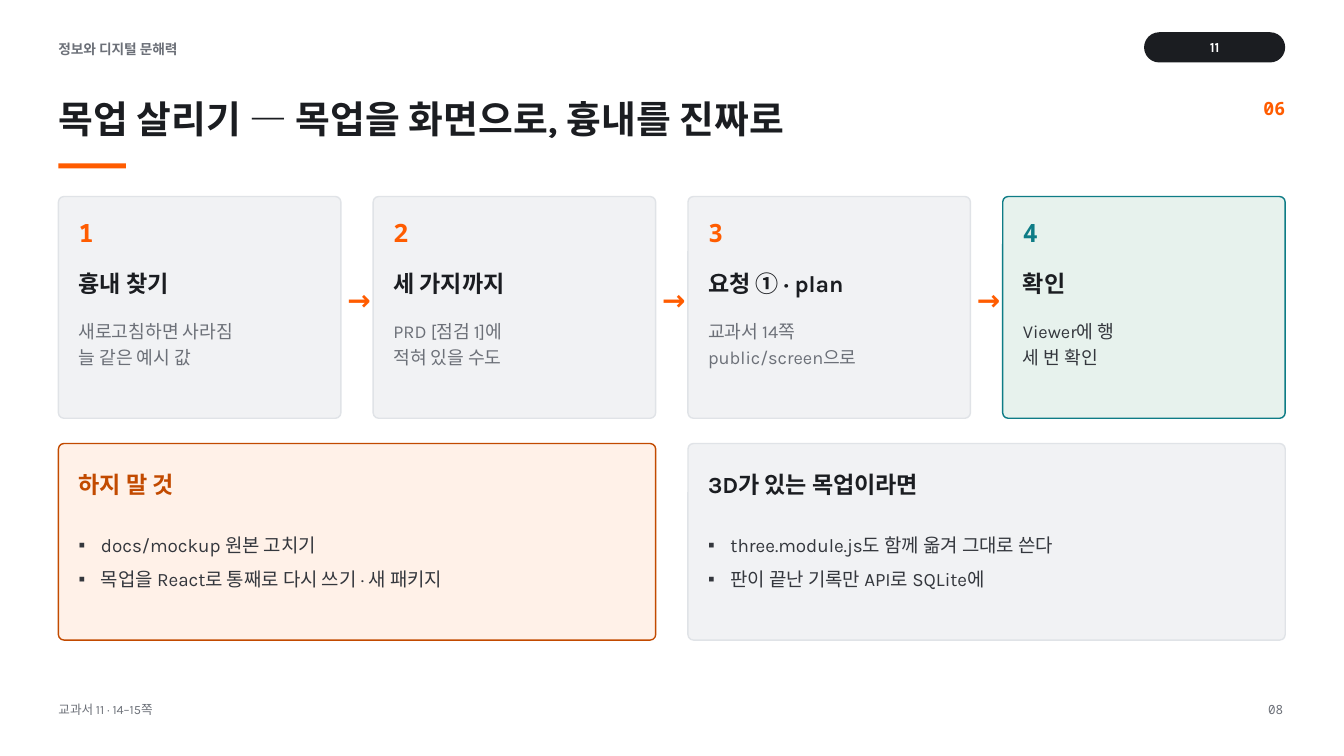
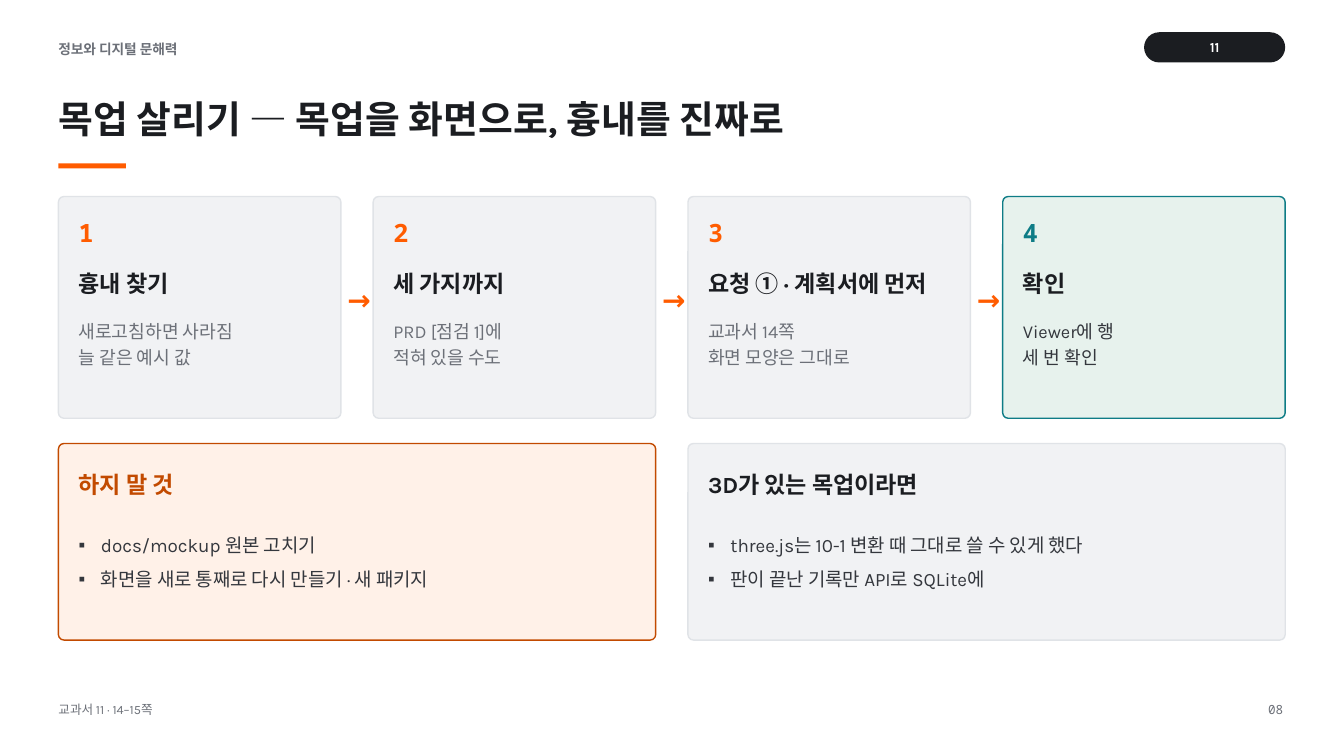
Before and after one commit to vcl-korea/2026-2nd-semester__jdh, a slide deck: slide 8 of 11/ppt/11_서비스_개발하기.pptx. Drawn at 1344x756 pixels with LibreOffice and Linux fonts; fonts in the diff are those of the drawing. Boxes give left, top, right and bottom in pixels: in the first picture for what was removed or moved away, otherwise in the second. Text is boxed around its words. In the diff, an @@ line names an element or a change of style, - is before the commit and + after.

```diff
--- a/11/ppt/11_서비스_개발하기.pptx
+++ b/11/ppt/11_서비스_개발하기.pptx
@@ text removed at (1263, 102, 1285, 116) @@
-06
@@ text at (708, 272, 927, 294): text changed @@
-요청 ① · plan
+요청 ① · 계획서에 먼저
@@ text at (708, 349, 850, 366): text changed @@
-public/screen으로
+화면 모양은 그대로
@@ text at (730, 536, 1084, 557): text changed @@
-▪ three.module.js도 함께 옮겨 그대로 쓴다
+▪ three.js는 10-1 변환 때 그대로 쓸 수 있게 했다
@@ text at (101, 570, 428, 588): text changed @@
-▪ 목업을 React로 통째로 다시 쓰기 · 새 패키지
+▪ 화면을 새로 통째로 다시 만들기 · 새 패키지
```
Also in this commit, not shown: 15 other slides changed, 57 other files.
